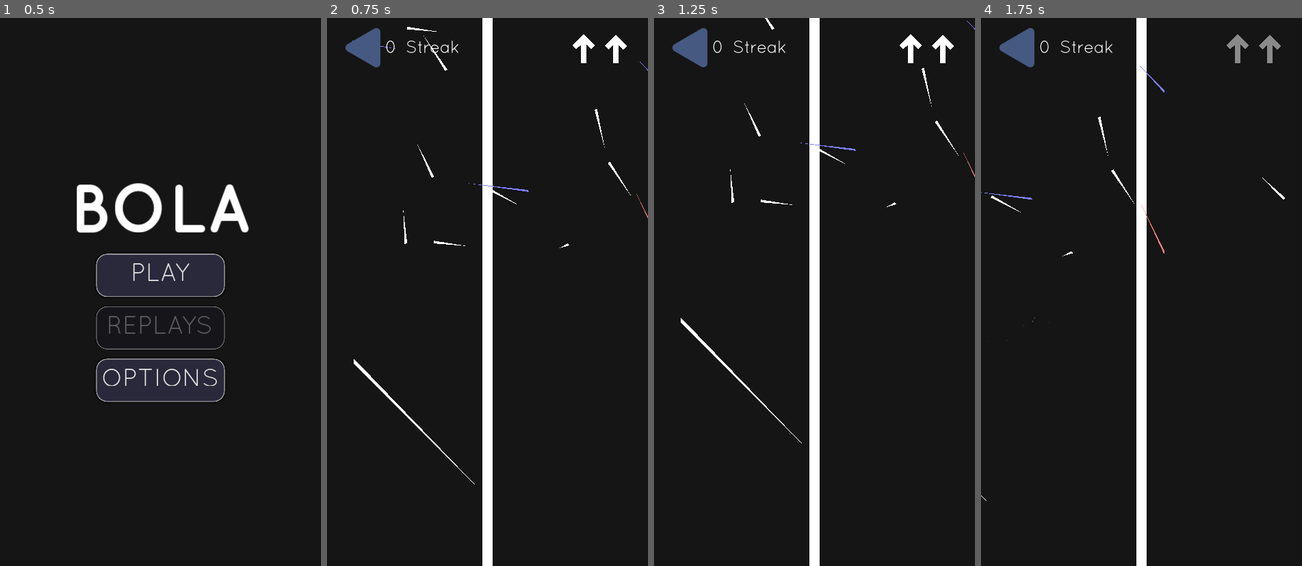
Above: before the commit, frames 1-4 (left to right).
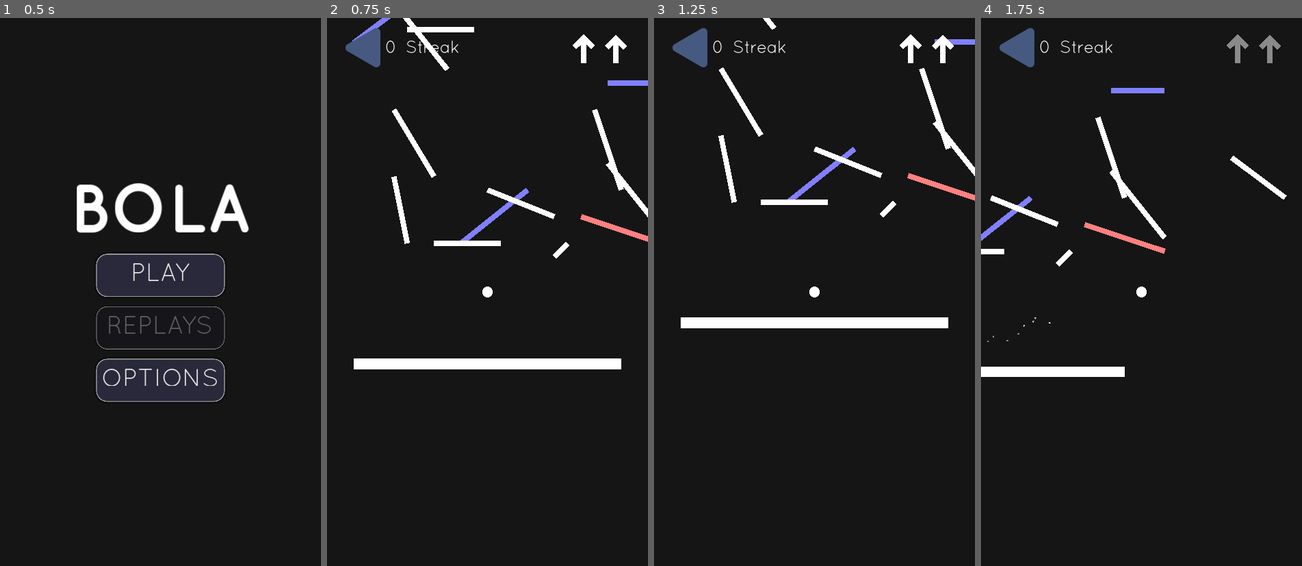
Above: after the commit, the same moments.

Repository: manglemix/Bola
Game: Godot game, scene res://levels/main_menu.tscn
Two runs of this game, one before a commit and one after it. Both use one fixed random seed, a clock stepped at 60 frames per second and the inputs below.
Inputs (mouse positions are in pixels of both pictures, inside the frame that each line leads up to):
- Up to frame 1 (0.5 s): no input
- Up to frame 2 (0.75 s): click "PLAY" at 0.5 s
- Up to frame 3 (1.25 s): no input
- Up to frame 4 (1.75 s): move the mouse to (1212, 264) at 1.27 s; click (1212, 264) at 1.42 s; click (1212, 264) at 1.52 s

Frame 1 is identical in both runs. In frame 2, 6.9% of the frame differs, in the area x 7-100%, y 0-100%; in frame 3, 6.4%; in frame 4, 5.4%.

Commit message:
hotfix

Diff:
--- a/project.godot
+++ b/project.godot
@@ -143,6 +143,5 @@
 vram_compression/import_etc=true
 vram_compression/import_etc2=false
 misc/mesh_storage/split_stream=true
-gles2/compatibility/disable_half_float=true
 environment/default_clear_color=Color( 0.0823529, 0.0823529, 0.0823529, 1 )
 environment/default_environment="res://default_env.tres"
